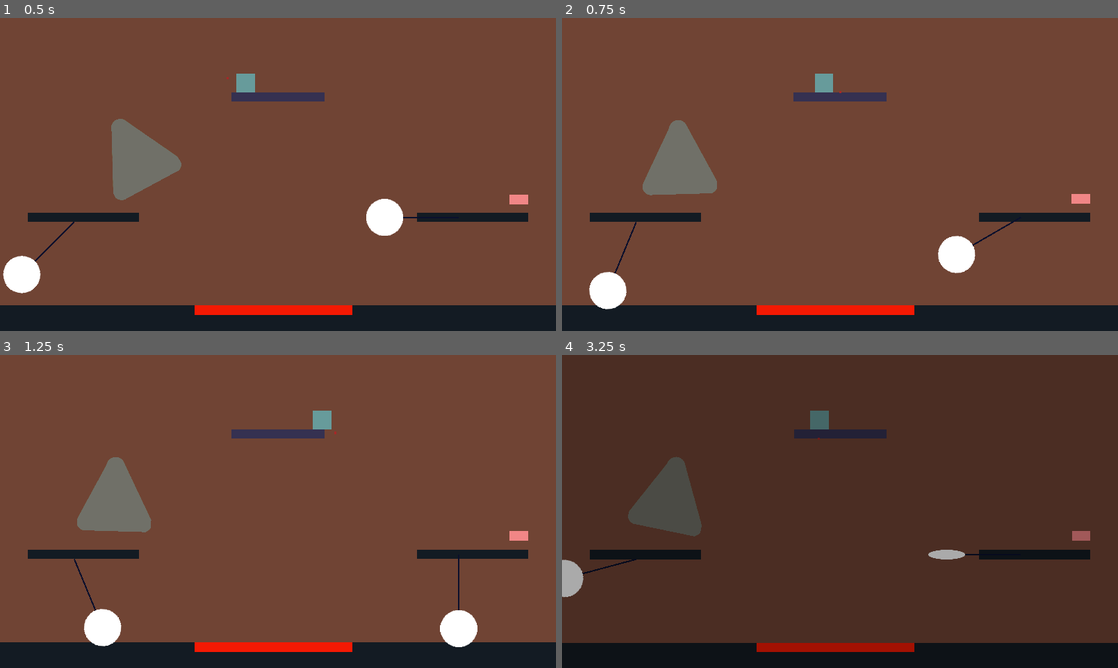
Above: before the commit, frames 1-4 (two rows, left to right).
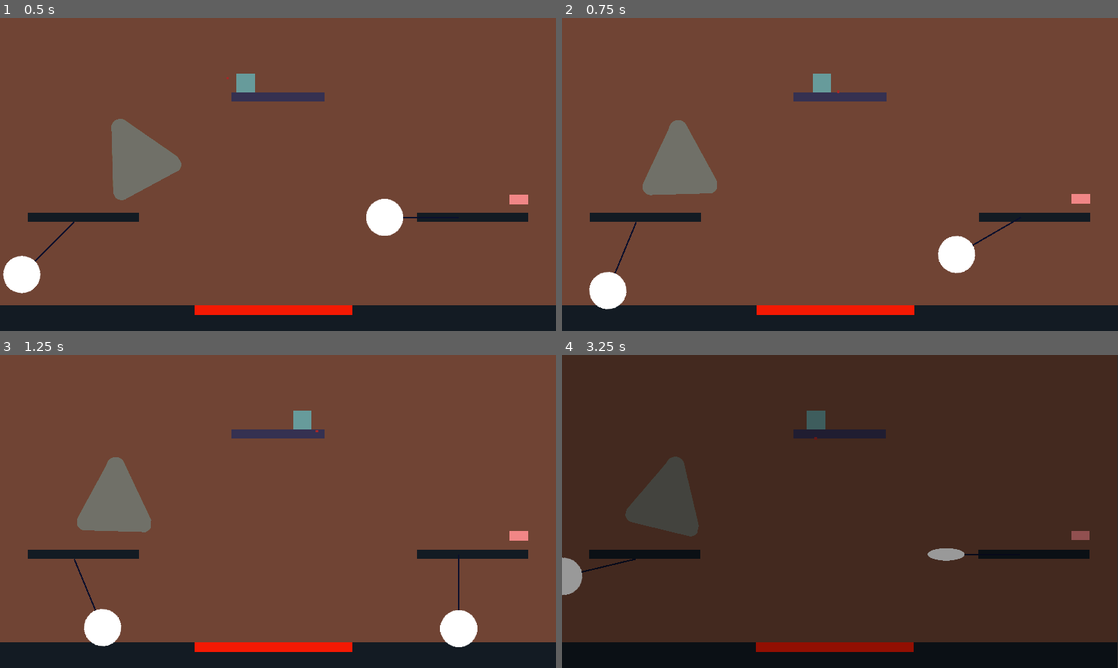
Above: after the commit, the same moments.

Repository: mightyminebuster/Github-GameOff-2020
Game: Godot game, scene res://Rooms/Demo.tscn
Two runs of this game, one before a commit and one after it. Both use one fixed random seed, a clock stepped at 60 frames per second and the inputs below.
Inputs (mouse positions are in pixels of both pictures, inside the frame that each line leads up to):
- Up to frame 1 (0.5 s): no input
- Up to frame 2 (0.75 s): move the mouse to (962, 158) at 0.52 s; hold D (move_right) from 0.53 s (still down); tap Shift (dash) at 0.6 s
- Up to frame 3 (1.25 s): keep holding D (move_right); tap Space (jump) at 0.77 s
- Up to frame 4 (3.25 s): move the mouse to (728, 527) at 1.27 s; click (728, 527) at 1.35 s; tap Space (jump) at 1.52, 3.02 s; move the mouse to (895, 442) at 2.02 s; release D (move_right) at 2.03 s; hold A (move_left) 2.03-2.78 s; tap Shift (dash) at 2.1 s; move the mouse to (812, 574) at 2.77 s; hold D (move_right) from 2.78 s (still down); click (812, 574) at 2.85 s

Frame 1 is identical in both runs. In frame 2, less than 0.1% of the frame differs, in the area x 45-51%, y 17-24%; in frame 3, 0.4%; in frame 4, 0.9%, in the area x 0-100%, y 0-100%.

Commit message:
fixed death bug

Diff:
--- a/SourceCode/Objects/Camera/Camera2D.tscn
+++ b/SourceCode/Objects/Camera/Camera2D.tscn
@@ -3,4 +3,5 @@
 [ext_resource path="res://Objects/Camera/Camera2D.gd" type="Script" id=1]
 
 [node name="Camera2D" type="Camera2D"]
+smoothing_enabled = true
 script = ExtResource( 1 )
--- a/SourceCode/Objects/Player/Player.gd
+++ b/SourceCode/Objects/Player/Player.gd
@@ -24,13 +24,13 @@
 var running_velocity: float
 var move_horizontally_states: Array = ["run", "fall", "jump", "double_jump"]
 
-const max_speed: int = 400
+const max_speed: int = 300
 const acceleration: int = 60
 const decceleration: int = 100
 
 #Aerial Movement
 const gravity: int = 1700
-const air_friction: int = 51
+const air_friction: int = 75
 const gravity_exemption_states: Array = ["die", "dash"]
 const terminal_velocity: int = 1000
 
@@ -56,7 +56,7 @@
 	set_state("die")
 
 func _physics_process(delta : float) -> void:
-	print(collision_layer)
+	print(velocity)
 	if Input.is_action_just_pressed("ui_right"):
 		set_state("die")
 
@@ -277,7 +277,7 @@
 	velocity = Vector2.ZERO #Stop all movement
 
 func die_logic(_delta : float) -> void:
-	if ! has_animation_started:
+	if !has_animation_started:
 		has_animation_started = true
 		SceneSwitcher.change_scene(load("res://Rooms/" + get_tree().current_scene.name + ".tscn"), 0, 4)
 
--- a/SourceCode/Rooms/Demo.tscn
+++ b/SourceCode/Rooms/Demo.tscn
@@ -43,17 +43,14 @@
 
 [node name="PendulumSaw" parent="Obstacles" instance=ExtResource( 7 )]
 position = Vector2( 256, 704 )
-rotation = -0.742373
+rotation = 0.288399
 rotation_type = "FullRotation"
 offset = 256
-speed = 1.0
 
 [node name="PendulumSaw2" parent="Obstacles" instance=ExtResource( 7 )]
 position = Vector2( 1584, 688 )
-rotation = -0.466233
-rotation_type = "HalfRotation"
+rotation = 0.90813
 offset = 256
-speed = 1.0
 
 [node name="SecurityCamera" parent="Obstacles" instance=ExtResource( 9 )]
 position = Vector2( 400, 352 )
--- a/SourceCode/Rooms/Level-Jail.tscn
+++ b/SourceCode/Rooms/Level-Jail.tscn
@@ -7,7 +7,7 @@
 [ext_resource path="res://Objects/Obstacles/SecurityCamera/SecurityCamera.tscn" type="PackedScene" id=6]
 [ext_resource path="res://Objects/Tilesets/DieTiles.tscn" type="PackedScene" id=8]
 
-[node name="Level1" type="Node2D"]
+[node name="Level-Jail" type="Node2D"]
 
 [node name="Background" type="Node2D" parent="."]
 
@@ -33,61 +33,63 @@
 
 [node name="Player" parent="." instance=ExtResource( 2 )]
 
-[node name="SecurityCamera3" parent="." instance=ExtResource( 6 )]
+[node name="Obstacles" type="Node2D" parent="."]
+
+[node name="SecurityCamera3" parent="Obstacles" instance=ExtResource( 6 )]
 position = Vector2( -19.0288, 584 )
 rotation = -0.315905
 scale = Vector2( 1, 1.958 )
 speed = 0.357
 
-[node name="SecurityCamera2" parent="." instance=ExtResource( 6 )]
+[node name="SecurityCamera2" parent="Obstacles" instance=ExtResource( 6 )]
 position = Vector2( 1632.68, 309.958 )
 rotation = 0.921534
 scale = Vector2( 1.164, 2.297 )
 speed = 0.144
 
-[node name="SecurityCamera" parent="." instance=ExtResource( 6 )]
+[node name="SecurityCamera" parent="Obstacles" instance=ExtResource( 6 )]
 position = Vector2( 1708.06, 444 )
 rotation = -0.37001
 scale = Vector2( 1.471, 1.932 )
 speed = 0.142
 
-[node name="SecurityCamera4" parent="." instance=ExtResource( 6 )]
+[node name="SecurityCamera4" parent="Obstacles" instance=ExtResource( 6 )]
 position = Vector2( 2227.06, 428 )
 rotation = -0.37001
 scale = Vector2( 1.471, 1.932 )
 speed = 0.142
 
-[node name="SecurityCamera5" parent="." instance=ExtResource( 6 )]
+[node name="SecurityCamera5" parent="Obstacles" instance=ExtResource( 6 )]
 position = Vector2( 3073.06, 720 )
 rotation = 0.6353
 scale = Vector2( 1.471, 1.932 )
 speed = 0.227
 
-[node name="SecurityCamera6" parent="." instance=ExtResource( 6 )]
+[node name="SecurityCamera6" parent="Obstacles" instance=ExtResource( 6 )]
 position = Vector2( 3615.06, 13.0001 )
 rotation = -0.0558505
 scale = Vector2( 1.374, 2.798 )
 speed = 0.137
 
-[node name="SecurityCamera7" parent="." instance=ExtResource( 6 )]
+[node name="SecurityCamera7" parent="Obstacles" instance=ExtResource( 6 )]
 position = Vector2( 4901.26, 609.2 )
 rotation = 2.33351
 scale = Vector2( 1.471, 2.225 )
 speed = 0.132
 
-[node name="SecurityCamera8" parent="." instance=ExtResource( 6 )]
+[node name="SecurityCamera8" parent="Obstacles" instance=ExtResource( 6 )]
 position = Vector2( 5503.26, 77.834 )
 rotation = 0.165806
 scale = Vector2( 1.471, 3.266 )
 speed = 0.186
 
-[node name="SecurityCamera9" parent="." instance=ExtResource( 6 )]
+[node name="SecurityCamera9" parent="Obstacles" instance=ExtResource( 6 )]
 position = Vector2( 7208.26, 20.2 )
 rotation = 0.267035
 scale = Vector2( 1.471, 3.621 )
 speed = 0.186
 
-[node name="SecurityCamera10" parent="." instance=ExtResource( 6 )]
+[node name="SecurityCamera10" parent="Obstacles" instance=ExtResource( 6 )]
 position = Vector2( 8662.46, 426.6 )
 rotation = 0.663225
 scale = Vector2( 1.471, 2.392 )
@@ -98,6 +100,4 @@
 limit_left = 0
 limit_top = 0
 limit_bottom = 1080
-target_path = NodePath("../Player")
-
-[node name="Obstacles" type="Node2D" parent="Camera2D"]
+target_path = NodePath("../../Level-Jail/Player")
